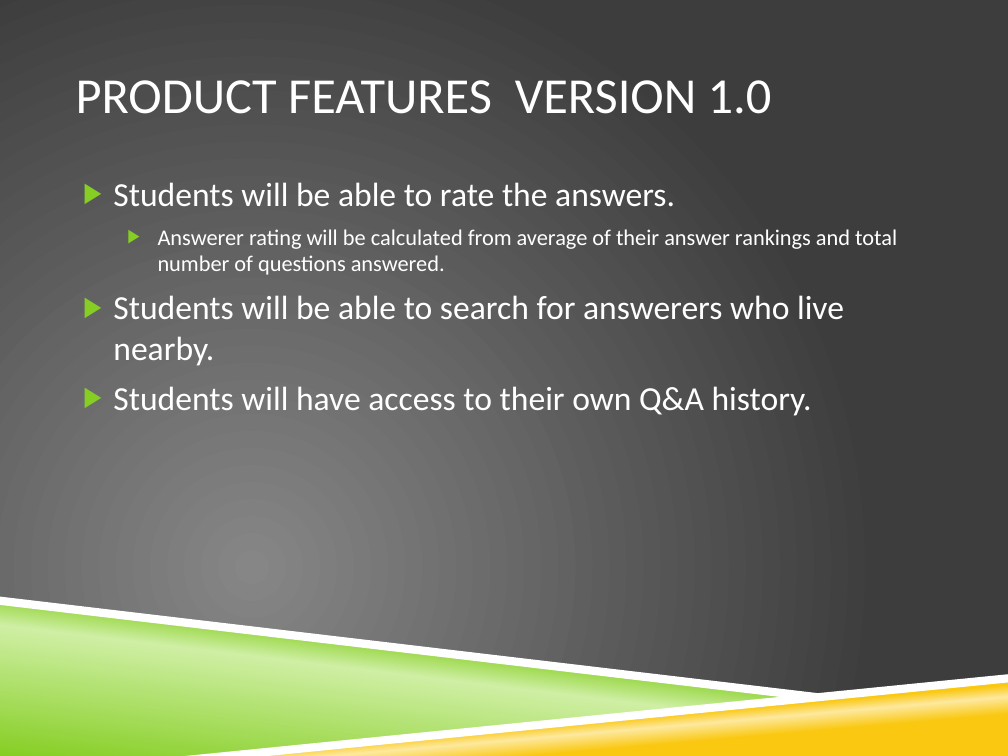
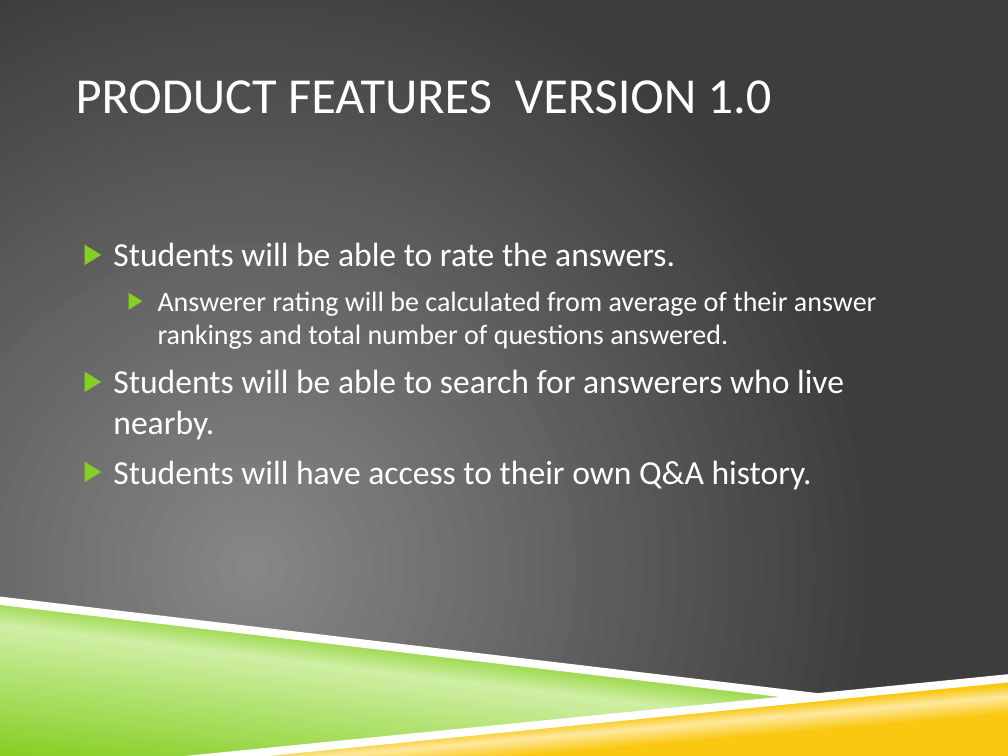
Before and after one commit to razfriman/Snap2Ask, a slide deck: slide 9 of Proposal_Concise.pptx. Drawn at 1008x756 pixels with LibreOffice and Linux fonts; fonts in the diff are those of the drawing; background and template pictures are left out. Boxes give left, top, right and bottom in pixels: in the first picture for what was removed or moved away, otherwise in the second. Text is boxed around its words. In the diff, an @@ line names an element or a change of style, - is before the commit and + after.

Commit message:
bigger font

```diff
--- a/Proposal_Concise.pptx
+++ b/Proposal_Concise.pptx
@@ text "Students will be able to ...": place and size @@
-text "Students will be able to ..." at box(113, 182, 897, 416)
+text "Students will be able to ..." at box(113, 242, 877, 490)
@@ text at box(113, 242, 877, 349): size 16 to 20 pt in "Answerer rating will be calculated from average ..."; line spacing 1 to 1.5 @@
```
Also in this commit, not shown: 9 other slides changed.
